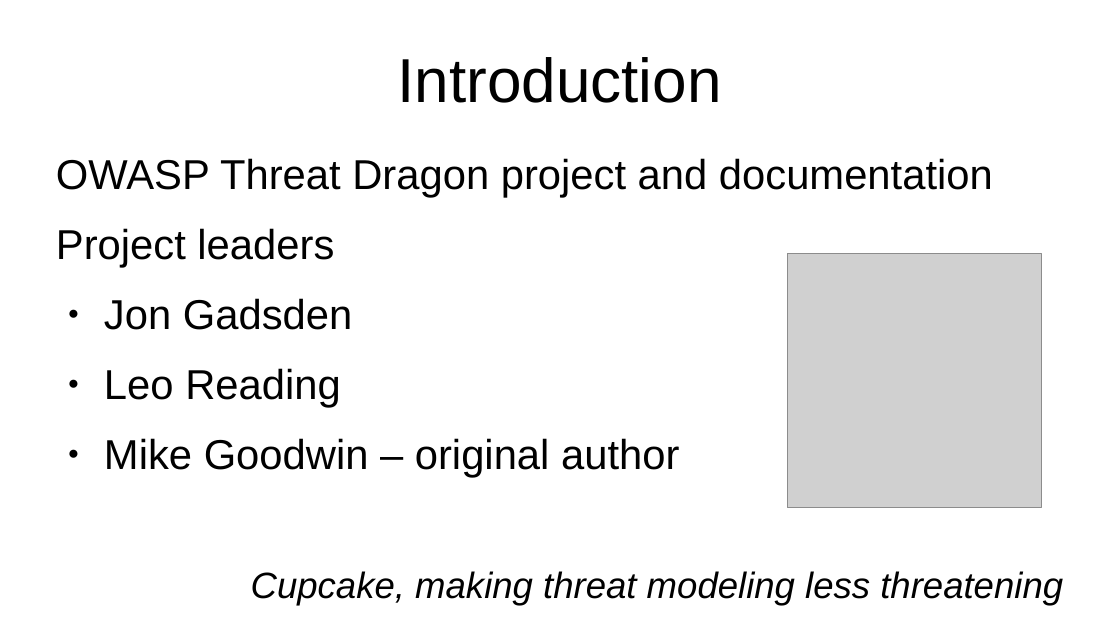
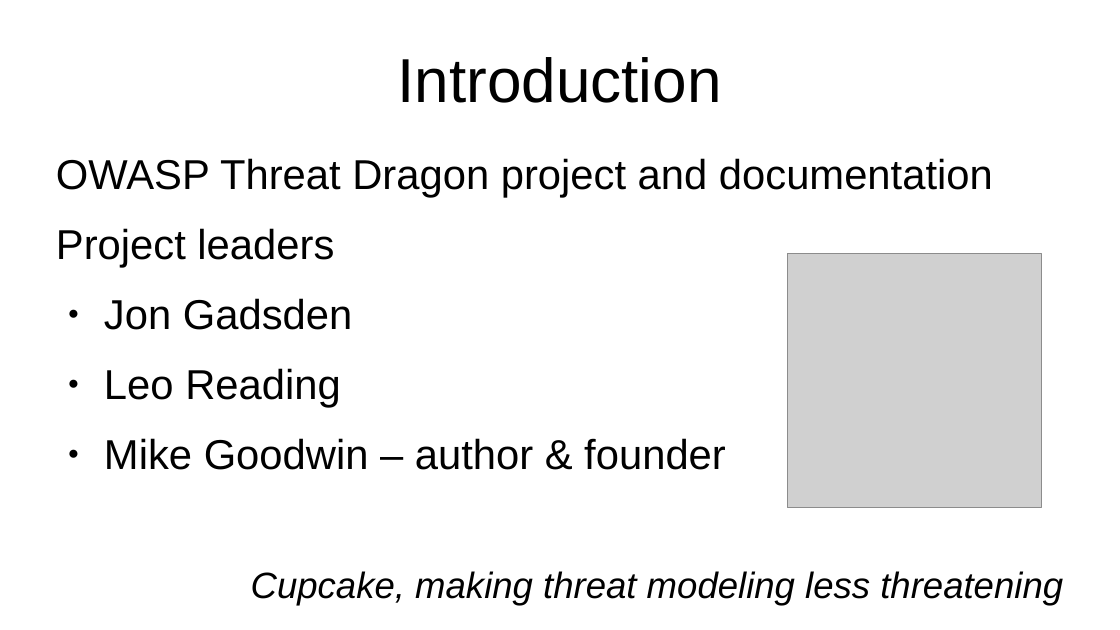
Before and after one commit to threatdragon/threatdragon.github.io, a slide deck: slide 3 of public/downloads/enter-the-dragon.odp (slide 2 before the commit). Drawn at 1120x630 pixels with LibreOffice and Linux fonts; fonts in the diff are those of the drawing; grey boxes stand for pictures. Boxes give left, top, right and bottom in pixels: in the first picture for what was removed or moved away, otherwise in the second. Text is boxed around its words. In the diff, an @@ line names an element or a change of style, - is before the commit and + after.

```diff
--- a/public/downloads/enter-the-dragon.odp
+++ b/public/downloads/enter-the-dragon.odp
@@ text at bbox=[104, 438, 726, 470]: text changed @@
-● Mike Goodwin – original author
+● Mike Goodwin – author & founder
```
Also in this commit, not shown: 4 other slides changed, 1 slide added, 2 other files.
